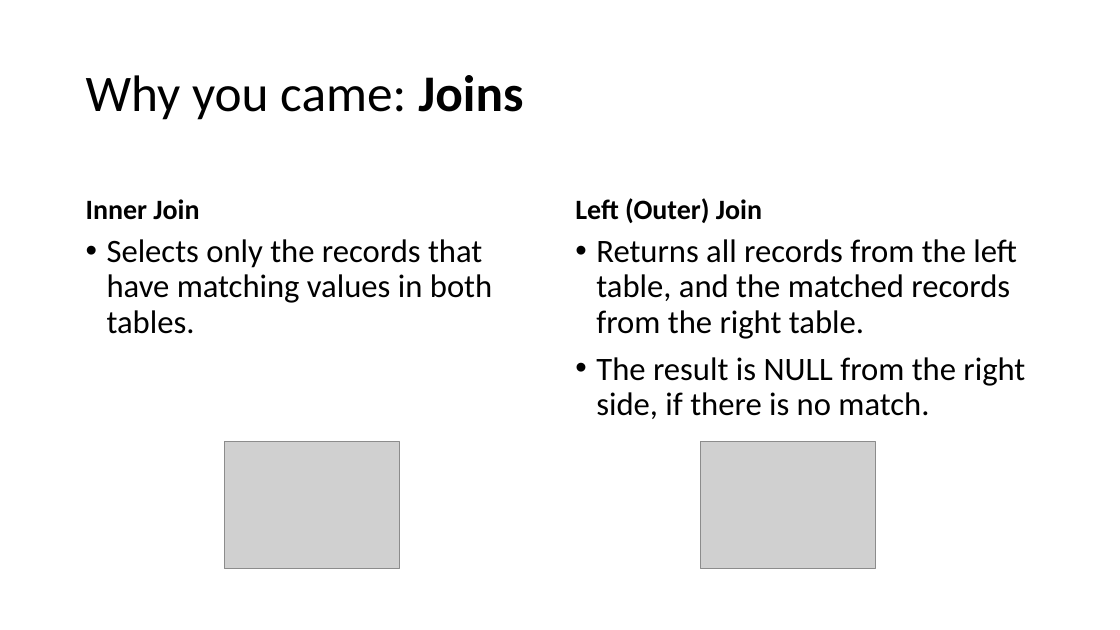
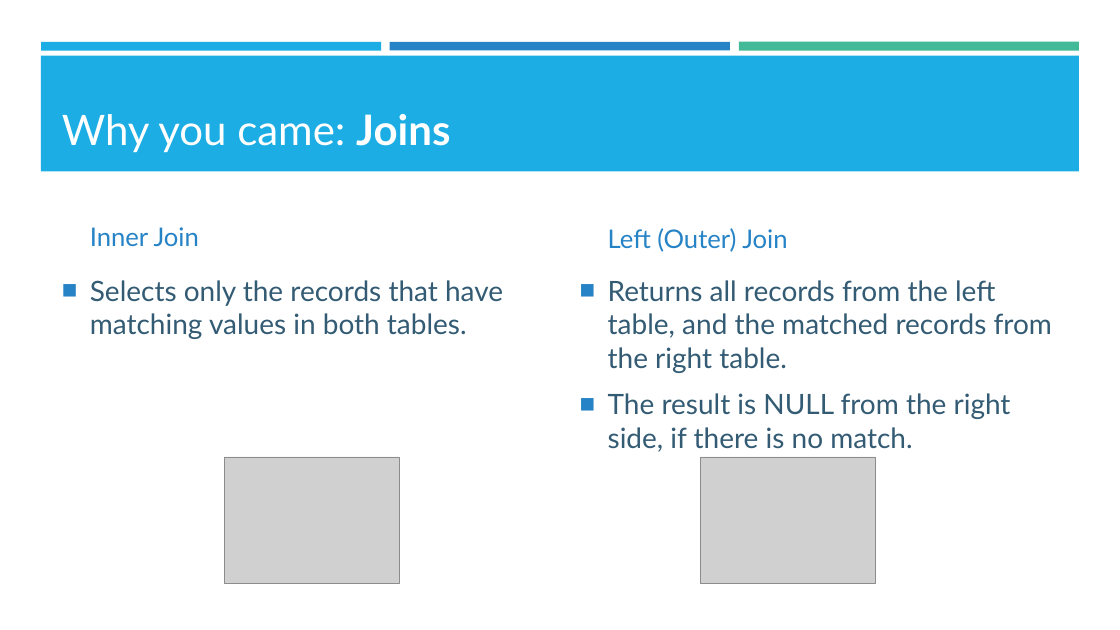
Before and after one commit to kzhu98/kzhu98.github.io, a slide deck: slide 16 of projects/BASWorkshops/SQL/SQL_II.pptx. Drawn at 1120x630 pixels with LibreOffice and Linux fonts; fonts in the diff are those of the drawing; grey boxes stand for pictures; background and template pictures are left out. Boxes give left, top, right and bottom in pixels: in the first picture for what was removed or moved away, otherwise in the second. Text is boxed around its words. In the diff, an @@ line names an element or a change of style, - is before the commit and + after.

```diff
--- a/projects/BASWorkshops/SQL/SQL_II.pptx
+++ b/projects/BASWorkshops/SQL/SQL_II.pptx
@@ rectangle added at [41, 42, 381, 50], fill #1CADE4 @@
@@ rectangle added at [41, 55, 1080, 171], fill #1CADE4 @@
@@ rectangle added at [390, 42, 730, 50], fill #2683C6 @@
@@ rectangle added at [739, 42, 1079, 51], fill #42BA97 @@
@@ title "Why you came: Joins": place and size @@
-title "Why you came: Joins" at [86, 75, 523, 120]
+title "Why you came: Joins" at [62, 114, 450, 153]
@@ title "Why you came: Joins" at [62, 114, 450, 153]: size 44 to 36 pt, font Calibri to Lato, text colour #000000 to #FFFFFF; line spacing 0.9 to 1; vertical alignment middle to bottom @@
@@ text "Inner Join": place and size @@
-text "Inner Join" at [86, 199, 199, 220]
+text "Inner Join" at [90, 227, 199, 246]
@@ text "Inner Join" at [90, 227, 199, 246]: size 24 to 22 pt, font Calibri to Lato, text colour #000000 to #2683C6, bold off; line spacing 0.9 to 1 @@
@@ text "Left (Outer) Join" at [608, 228, 787, 252]: size 24 to 22 pt, font Calibri to Lato, text colour #000000 to #2683C6, bold off; line spacing 0.9 to 1 @@
@@ text "Left (Outer) Join": place and size @@
-text "Left (Outer) Join" at [575, 198, 762, 223]
+text "Left (Outer) Join" at [608, 228, 787, 252]
@@ text "Selects only the records that ...": place and size @@
-text "Selects only the records that ..." at [107, 239, 492, 334]
+text "Selects only the records that ..." at [90, 280, 503, 339]
@@ text "Selects only the records that ..." at [90, 280, 503, 339]: size 28 to 24 pt, font Calibri to Lato, text colour #000000 to #335B74; bullet • to ■; line spacing 0.9 to 1 @@
@@ text "Returns all records from the ..." at [608, 280, 1052, 452]: size 28 to 24 pt, font Calibri to Lato, text colour #000000 to #335B74; bullet • to ■; line spacing 0.9 to 1 @@
@@ text "Returns all records from the ...": place and size @@
-text "Returns all records from the ..." at [596, 239, 1025, 419]
+text "Returns all records from the ..." at [608, 280, 1052, 452]
@@ picture: place and size @@
-picture at [224, 442, 399, 569]
+picture at [224, 457, 399, 584]
@@ picture: place and size @@
-picture at [701, 442, 875, 569]
+picture at [701, 457, 875, 584]
```
Also in this commit, not shown: 19 other slides changed, 4 other files.
